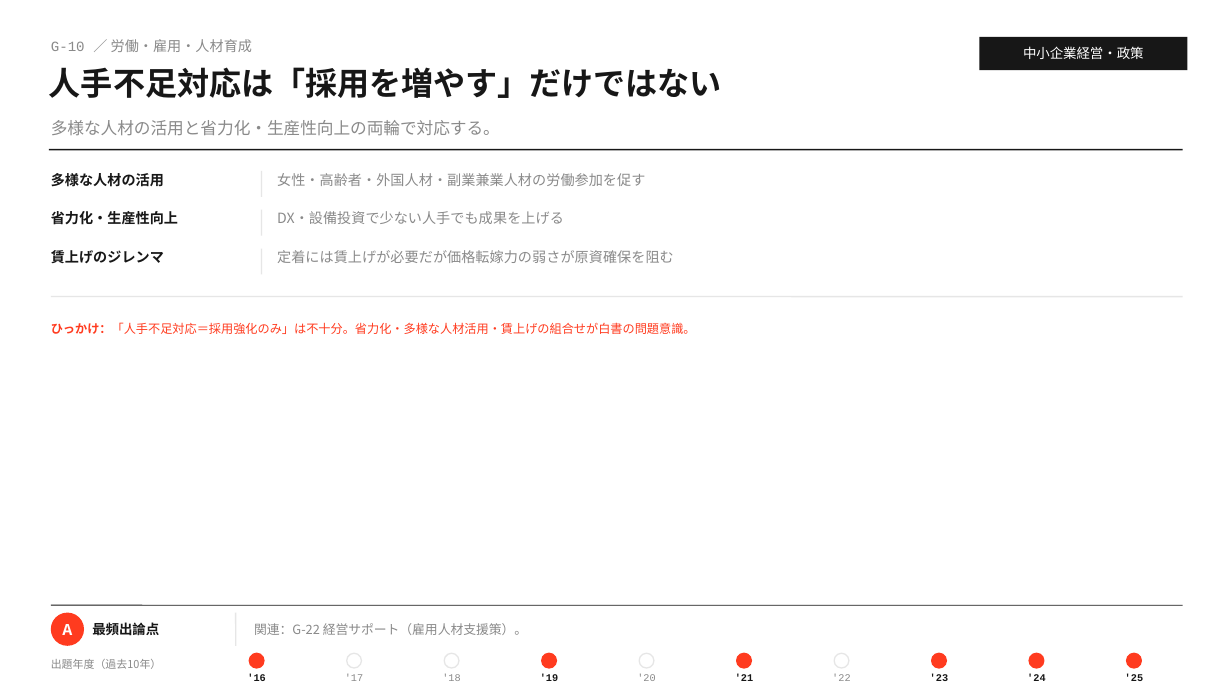
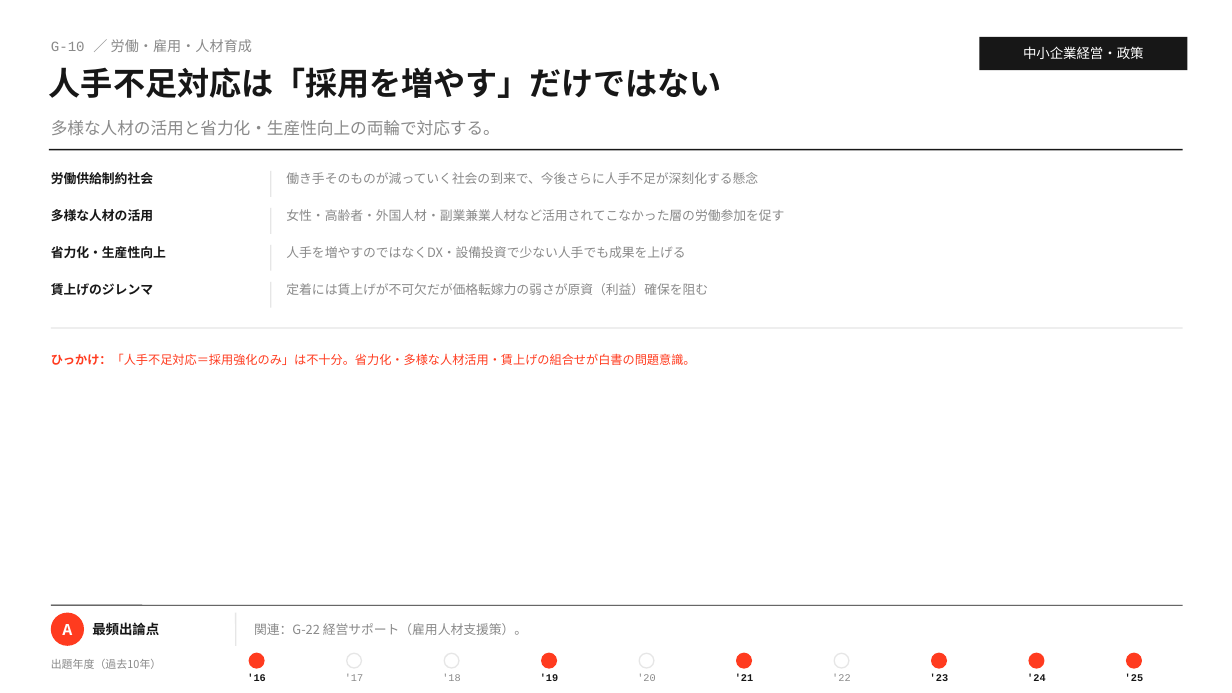
Before and after one commit to MasatoshiSano/SMEC, a slide deck: slide 18 of slides/1st_stage/G_sme_management_policy.pptx. Drawn at 1232x693 pixels with LibreOffice and Linux fonts; fonts in the diff are those of the drawing. Boxes give left, top, right and bottom in pixels: in the first picture for what was removed or moved away, otherwise in the second. Text is boxed around its words. In the diff, an @@ line names an element or a change of style, - is before the commit and + after.

```diff
--- a/slides/1st_stage/G_sme_management_policy.pptx
+++ b/slides/1st_stage/G_sme_management_policy.pptx
@@ text added at <box>51,172,153,184</box>, 10 pt, text #171717, bold @@
+労働供給制約社会
@@ line moved from (262, 171) - (262, 197) to (271, 171) - (271, 197) @@
@@ text added at <box>286,172,758,184</box>, 10 pt, text #8A8A8A @@
+働き手そのものが減っていく社会の到来で、今後さらに人手不足が深刻化する懸念
@@ size 11 to 10 pt in 3 elements at <box>51,283,153,295</box>, <box>51,246,166,258</box>, <box>51,209,153,221</box> @@
@@ text "多様な人材の活用": place and size @@
-text "多様な人材の活用" at <box>51,173,164,187</box>
+text "多様な人材の活用" at <box>51,209,153,221</box>
@@ line moved from (262, 210) - (262, 236) to (271, 208) - (271, 234) @@
@@ text at <box>286,209,784,221</box>: text changed; size 11 to 10 pt @@
-女性・高齢者・外国人材・副業兼業人材の労働参加を促す
+女性・高齢者・外国人材・副業兼業人材など活用されてこなかった層の労働参加を促す
@@ text "省力化・生産性向上": place and size @@
-text "省力化・生産性向上" at <box>51,211,178,225</box>
+text "省力化・生産性向上" at <box>51,246,166,258</box>
@@ line moved from (262, 249) - (262, 274) to (271, 245) - (271, 271) @@
@@ text at <box>286,246,685,258</box>: text changed; size 11 to 10 pt @@
-DX・設備投資で少ない人手でも成果を上げる
+人手を増やすのではなくDX・設備投資で少ない人手でも成果を上げる
@@ text "賃上げのジレンマ": place and size @@
-text "賃上げのジレンマ" at <box>51,250,164,263</box>
+text "賃上げのジレンマ" at <box>51,283,153,295</box>
@@ line added from (271, 282) to (271, 308), #E6E6E6 1 pt @@
@@ text at <box>286,283,708,295</box>: text changed; size 11 to 10 pt @@
-定着には賃上げが必要だが価格転嫁力の弱さが原資確保を阻む
+定着には賃上げが不可欠だが価格転嫁力の弱さが原資（利益）確保を阻む
@@ line moved from (51, 297) - (1183, 297) to (51, 328) - (1183, 328) @@
@@ text "ひっかけ：「人手不足対応＝採用強化のみ」は不十分。省力化・多様な人材活用・賃上げの組合せが白書の問題意識。": place and size @@
-text "ひっかけ：「人手不足対応＝採用強化のみ」は不十分。省力化・多様な人材活用・賃上げの組合せが白書の問題意識。" at <box>51,322,696,334</box>
+text "ひっかけ：「人手不足対応＝採用強化のみ」は不十分。省力化・多様な人材活用・賃上げの組合せが白書の問題意識。" at <box>51,353,696,365</box>
```
Also in this commit, not shown: 11 other slides changed, 18 slides added, 2 other files.
